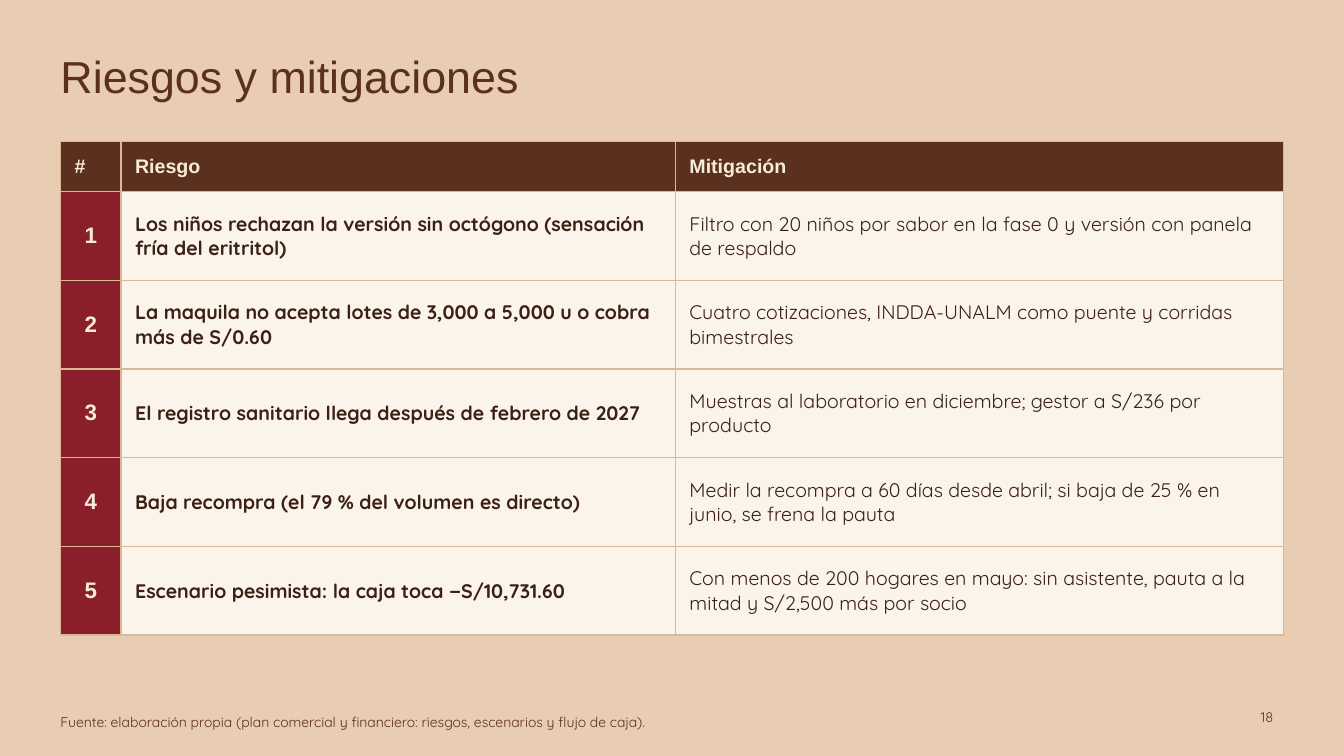
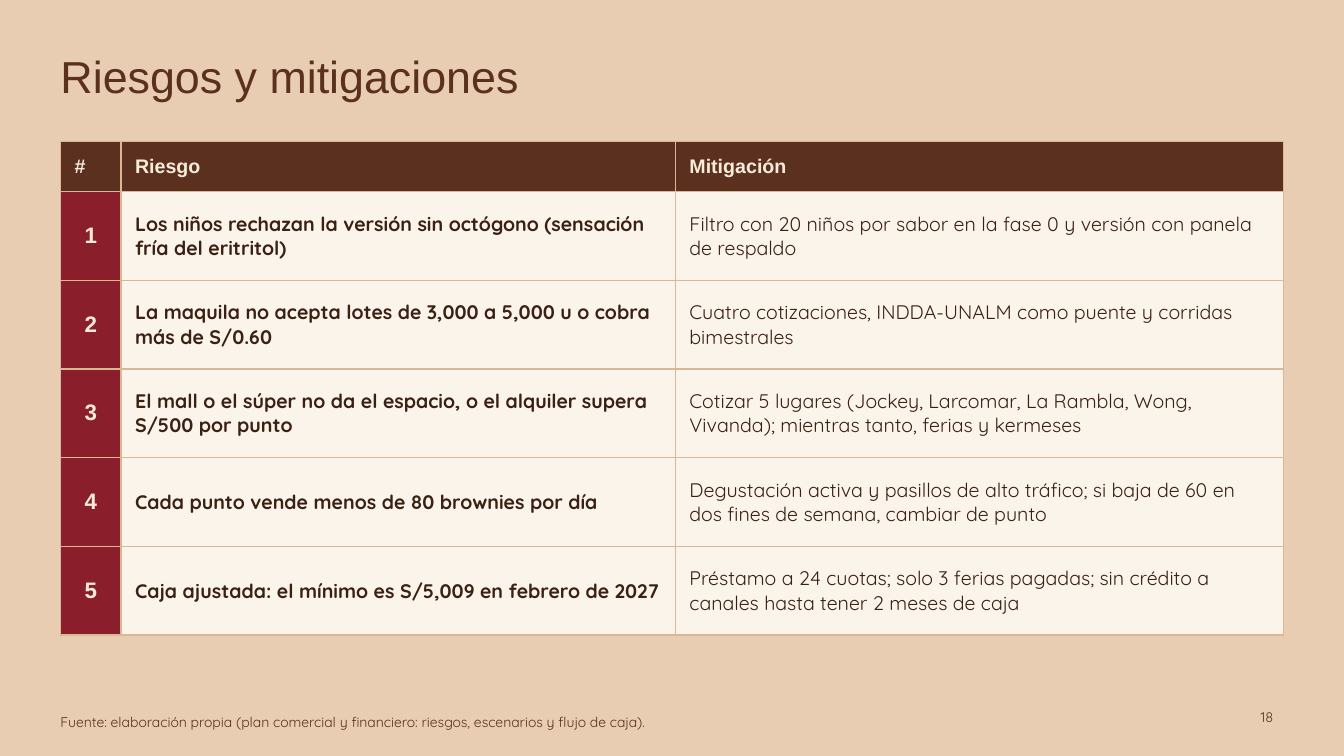
Before and after one commit to Darknow-web/Desarrollo-y-lanzamiento-de-producto-y-marca, a slide deck: slide 18 of 04-reformulacion/T1-presentacion-AndiBite-2-0.pptx. Drawn at 1344x756 pixels with LibreOffice and Linux fonts; fonts in the diff are those of the drawing. Boxes give left, top, right and bottom in pixels: in the first picture for what was removed or moved away, otherwise in the second. Text is boxed around its words. In the diff, an @@ line names an element or a change of style, - is before the commit and + after.

```diff
--- a/04-reformulacion/T1-presentacion-AndiBite-2-0.pptx
+++ b/04-reformulacion/T1-presentacion-AndiBite-2-0.pptx
@@ table at (60,141,1284,618) @@
-row 4, column 2: El registro sanitario llega después de febrero de 2027
+row 4, column 2: El mall o el súper no da el espacio, o el alquiler supera S/500 por punto
-row 4, column 3: Muestras al laboratorio en diciembre; gestor a S/236 por producto
+row 4, column 3: Cotizar 5 lugares (Jockey, Larcomar, La Rambla, Wong, Vivanda); mientras tanto, ferias y kermeses
-row 5, column 2: Baja recompra (el 79 % del volumen es directo)
+row 5, column 2: Cada punto vende menos de 80 brownies por día
-row 5, column 3: Medir la recompra a 60 días desde abril; si baja de 25 % en junio, se frena la pauta
+row 5, column 3: Degustación activa y pasillos de alto tráfico; si baja de 60 en dos fines de semana, cambiar de punto
-row 6, column 2: Escenario pesimista: la caja toca −S/10,731.60
+row 6, column 2: Caja ajustada: el mínimo es S/5,009 en febrero de 2027
-row 6, column 3: Con menos de 200 hogares en mayo: sin asistente, pauta a la mitad y S/2,500 más por socio
+row 6, column 3: Préstamo a 24 cuotas; solo 3 ferias pagadas; sin crédito a canales hasta tener 2 meses de caja
```
Also in this commit, not shown: 13 other slides changed, 1 other file.
